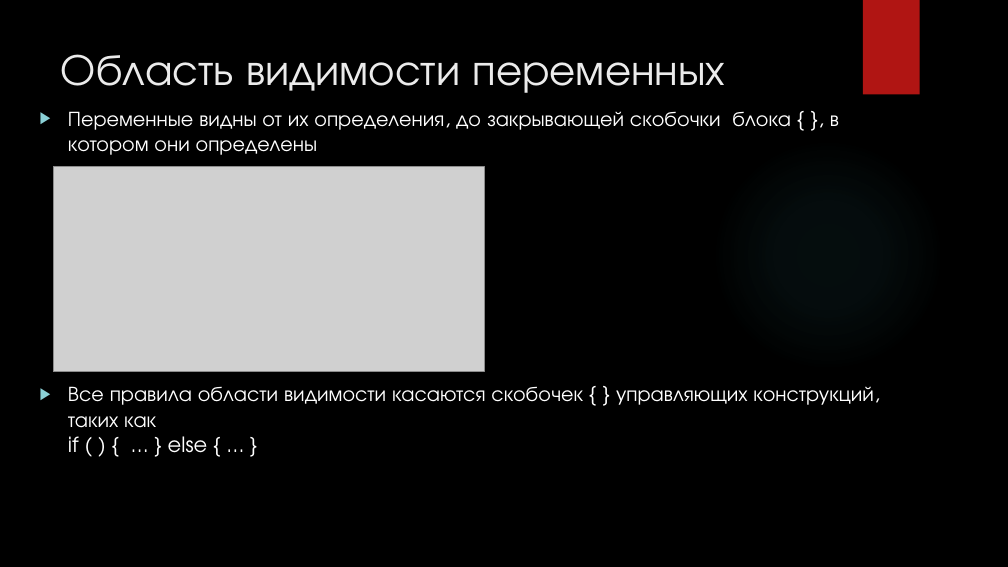
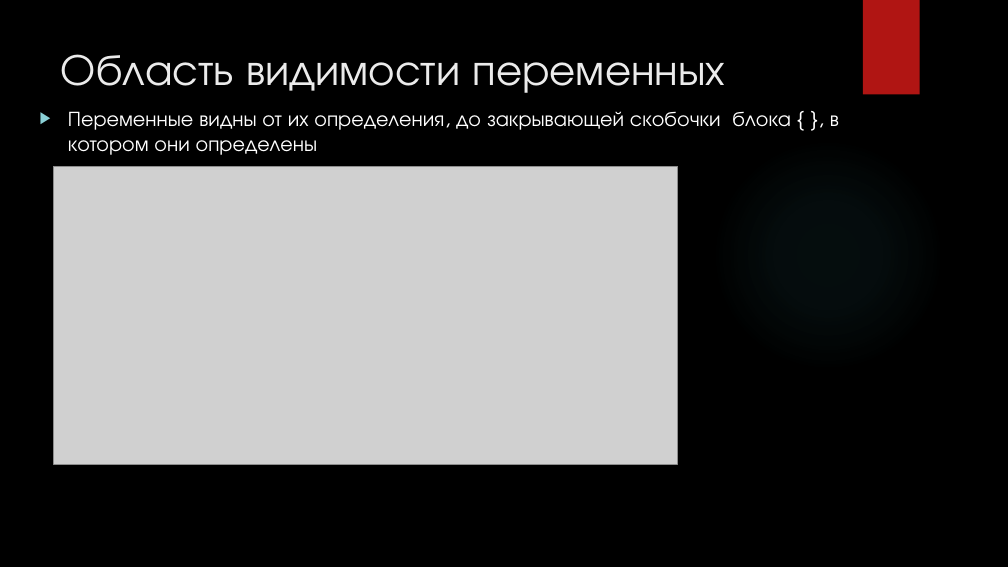
Before and after one commit to cansat-rsce/Organisation, a slide deck: slide 13 of лекции/Лекция2. Программирование на языке С (продолжение).pptx (slide 8 before the commit). Drawn at 1008x567 pixels with LibreOffice and Linux fonts; fonts in the diff are those of the drawing; grey boxes stand for pictures; background and template pictures are left out. Boxes give left, top, right and bottom in pixels: in the first picture for what was removed or moved away, otherwise in the second. Text is boxed around its words. In the diff, an @@ line names an element or a change of style, - is before the commit and + after.

```diff
--- a/лекции/Лекция2. Программирование на языке С (продолжение).pptx
+++ b/лекции/Лекция2. Программирование на языке С (продолжение).pptx
@@ picture: place and size @@
-picture at [54, 166, 485, 372]
+picture at [54, 166, 678, 464]
@@ text at [68, 386, 874, 453]: paragraph removed @@
-▶ Все правила области видимости касаются скобочек { } управляющих конструкций, таких как
-  if ( ) { … } else { … }
```
Also in this commit, not shown: 11 other slides changed, 28 slides added, 1 other file.
